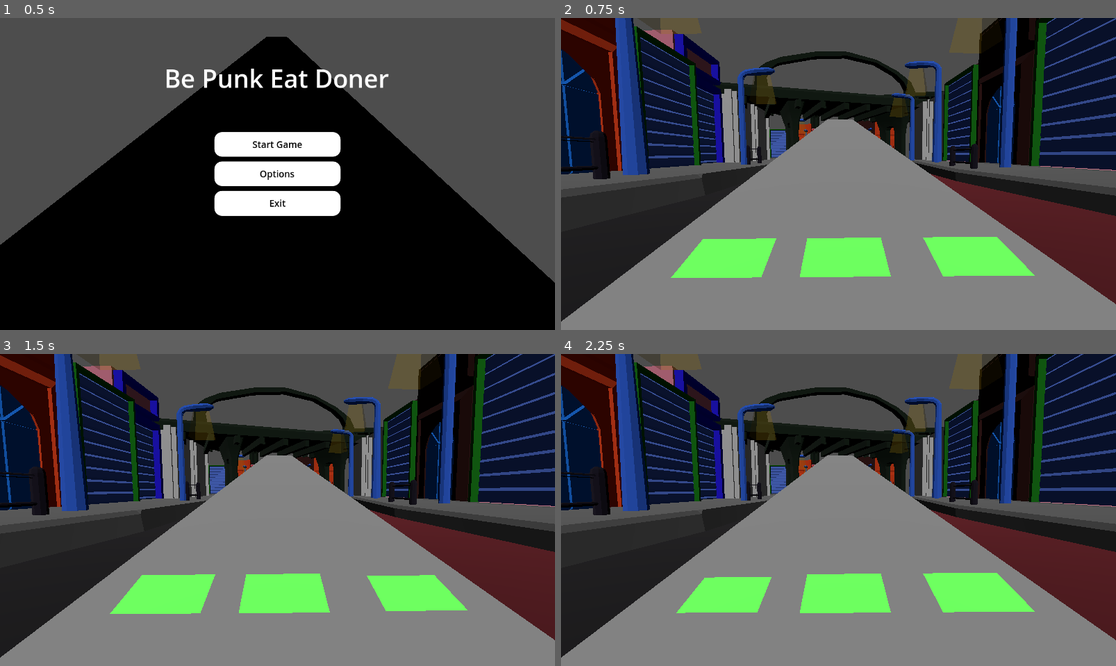
Above: before the commit, frames 1-4 (two rows, left to right).
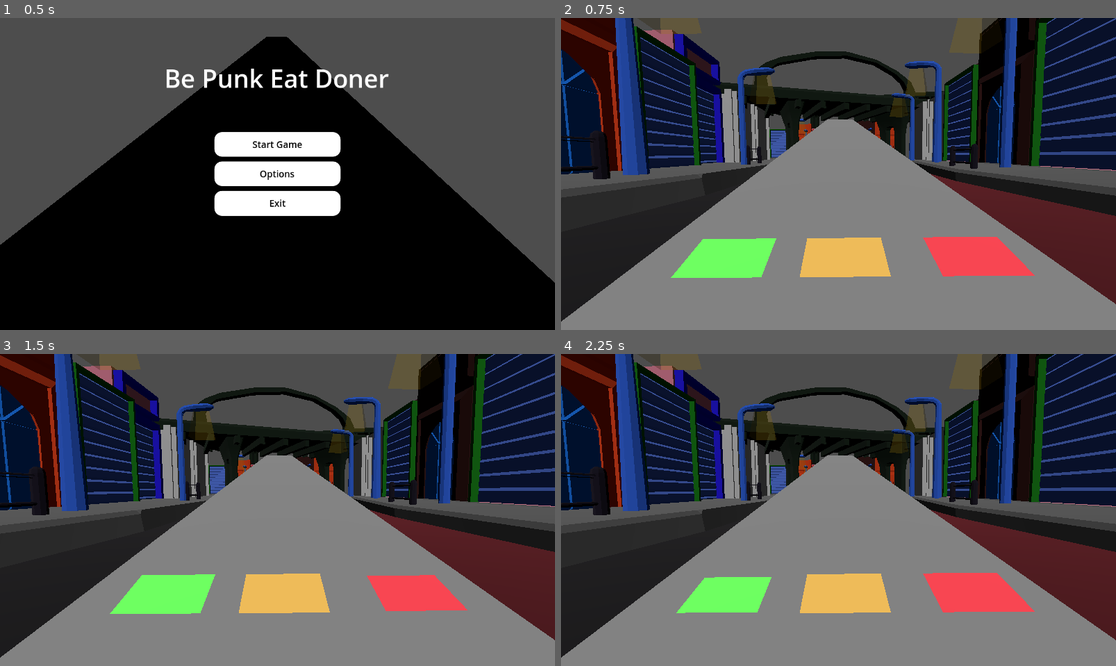
Above: after the commit, the same moments.

Repository: novadragonDOTspace/BePunkEatDoener
Game: Godot game, scene res://Scenes/main_menu.tscn
The game is run twice, just before and just after one commit, with the same random seed, the same clock (stepped at 60 frames per second) and the same inputs.
Inputs:
- Up to frame 1 (0.5 s): no input
- Up to frame 2 (0.75 s): click "Start Game" at 0.5 s
- Up to frame 3 (1.5 s): tap Enter at 1.25 s; hold Right (ui_right) from 1.28 s (still down)
- Up to frame 4 (2.25 s): tap Space at 2 s; release Right (ui_right) at 2.03 s; hold Left (ui_left) from 2.03 s (still down)

Frame 1 is identical in both runs. In frame 2, 3.7% of the frame differs, in the area x 43-86%, y 70-84%; in frame 3, 3.4%; in frame 4, 3.7%.

Commit message:
Add materials for NotePicker and implement material selection logic

Diff:
--- a/Scenes/NotePicker.tscn
+++ b/Scenes/NotePicker.tscn
@@ -1,18 +1,20 @@
-[gd_scene load_steps=4 format=3 uid="uid://bcwf15msxb4oa"]
+[gd_scene load_steps=6 format=3 uid="uid://bcwf15msxb4oa"]
 
 [ext_resource type="Script" uid="uid://du8pnf7ebk13x" path="res://Scenes/note_picker.gd" id="1_jor6h"]
+[ext_resource type="Material" uid="uid://b18uhgtx0qvvx" path="res://Scenes/yellow_mat.tres" id="2_7bg4s"]
 
-[sub_resource type="StandardMaterial3D" id="StandardMaterial3D_5ke7k"]
-albedo_color = Color(0.30588236, 0.77254903, 0.2627451, 1)
-emission_enabled = true
-emission = Color(0.30588236, 0.77254903, 0.2627451, 1)
+[sub_resource type="StandardMaterial3D" id="StandardMaterial3D_f77jt"]
+
+[sub_resource type="StandardMaterial3D" id="StandardMaterial3D_e1y3n"]
+next_pass = SubResource("StandardMaterial3D_f77jt")
 
 [sub_resource type="PlaneMesh" id="PlaneMesh_jor6h"]
+material = ExtResource("2_7bg4s")
 
 [node name="NotePicker" type="Node3D"]
 script = ExtResource("1_jor6h")
 
 [node name="MeshInstance3D" type="MeshInstance3D" parent="."]
 transform = Transform3D(0.2, 0, 0, 0, 0.2, 0, 0, 0, 0.2, 0, 0.01, 0)
-material_override = SubResource("StandardMaterial3D_5ke7k")
+material_override = SubResource("StandardMaterial3D_e1y3n")
 mesh = SubResource("PlaneMesh_jor6h")
--- /dev/null
+++ b/Scenes/green_mat.tres
@@ -0,0 +1,6 @@
+[gd_resource type="StandardMaterial3D" format=3 uid="uid://clvlcdf2m3mwj"]
+
+[resource]
+albedo_color = Color(0.30588236, 0.77254903, 0.27058825, 1)
+emission_enabled = true
+emission = Color(0.30588236, 0.77254903, 0.2627451, 1)
--- a/Scenes/note_picker.gd
+++ b/Scenes/note_picker.gd
@@ -1,11 +1,26 @@
 extends Node3D
+
+var green_mat = load("res://Scenes/green_mat.tres")
+var yellow_mat = load("res://Scenes/yellow_mat.tres")
+var red_mat = load("res://Scenes/red_mat.tres")
 
 @export_range(1, 3) var line: int
 # Called when the node enters the scene tree for the first time.
 func _ready() -> void:
-	pass # Replace with function body.
+	_set_material()
+	set_process_input(true)
 
 var is_pressed = false
+
+func _set_material():
+	match line:
+		1:
+			$MeshInstance3D.material_override = green_mat
+		2:
+			$MeshInstance3D.material_override = yellow_mat
+		3:
+			$MeshInstance3D.material_override = red_mat
+
 
 func _input(event):
 	match line:
--- /dev/null
+++ b/Scenes/red_mat.tres
@@ -0,0 +1,6 @@
+[gd_resource type="StandardMaterial3D" format=3 uid="uid://c5ht4crgkwgfk"]
+
+[resource]
+albedo_color = Color(0.73058283, 0.18099582, 0.21834466, 1)
+emission_enabled = true
+emission = Color(0.7294118, 0.18039216, 0.21960784, 1)
--- /dev/null
+++ b/Scenes/yellow_mat.tres
@@ -0,0 +1,6 @@
+[gd_resource type="StandardMaterial3D" format=3 uid="uid://b18uhgtx0qvvx"]
+
+[resource]
+albedo_color = Color(0.7002799, 0.54702264, 0.2422171, 1)
+emission_enabled = true
+emission = Color(0.7019608, 0.54509807, 0.24313726, 1)
